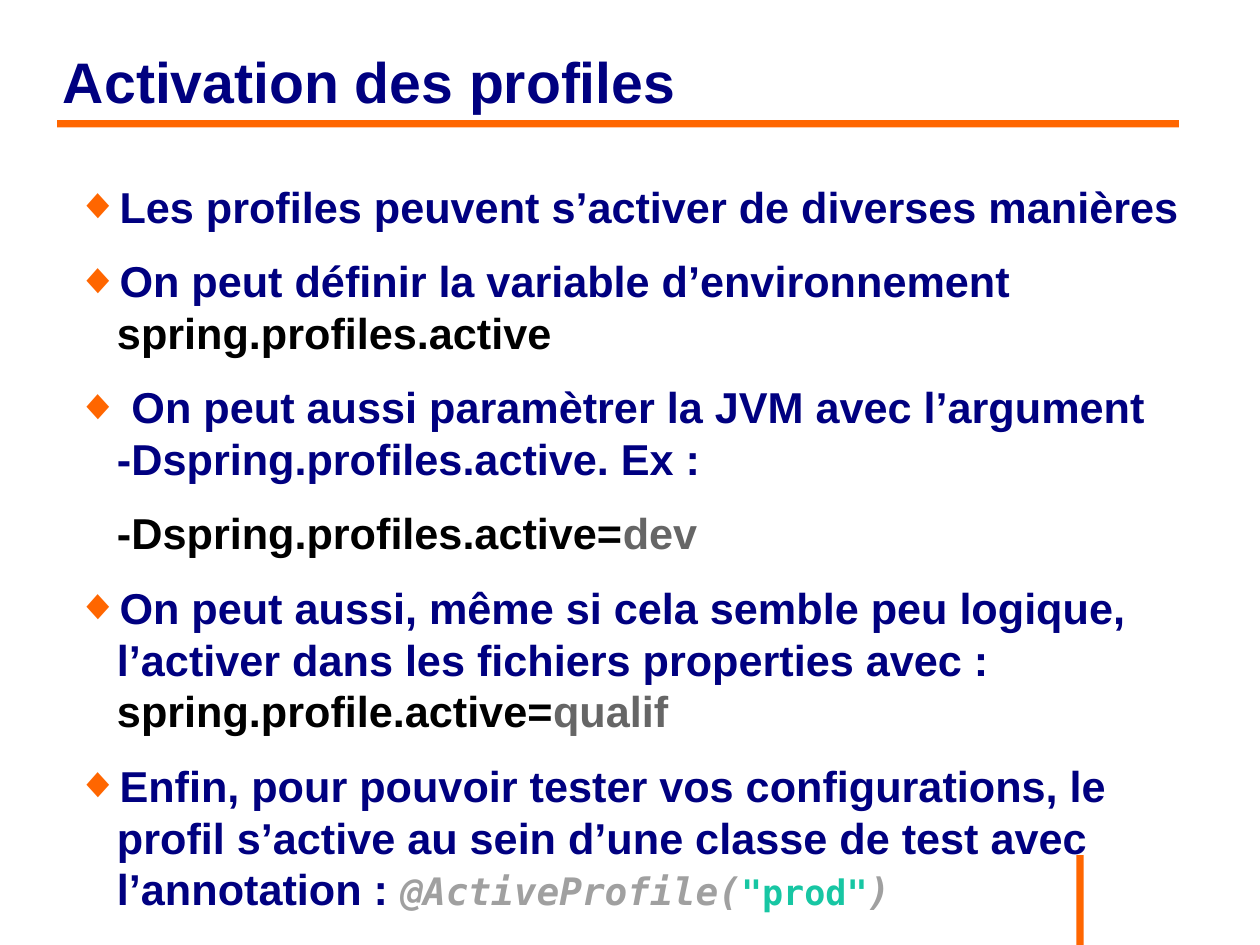
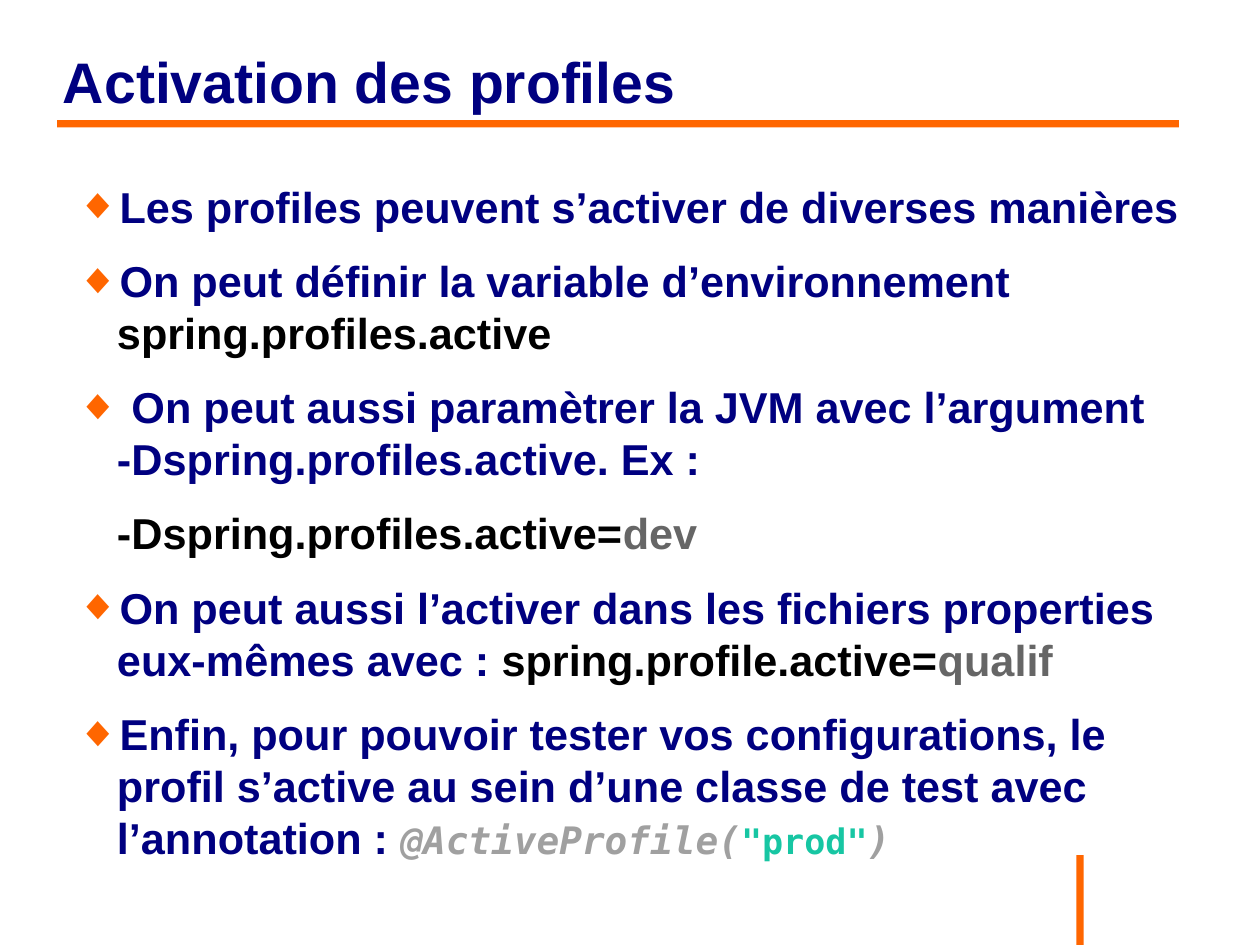
Before and after one commit to philphils/formation-spring, a slide deck: slide 15 of Documentation/diapo_formation_spring_property.odp. Drawn at 1260x945 pixels with LibreOffice and Linux fonts; fonts in the diff are those of the drawing; background and template pictures are left out. Boxes give left, top, right and bottom in pixels: in the first picture for what was removed or moved away, otherwise in the second. Text is boxed around its words. In the diff, an @@ line names an element or a change of style, - is before the commit and + after.

Commit message:
Modif actrivation profile prop

```diff
--- a/Documentation/diapo_formation_spring_property.odp
+++ b/Documentation/diapo_formation_spring_property.odp
@@ text at (117,592,1154,684): text changed @@
-◆ On peut aussi, même si cela semble peu logique, l’activer dans les fichiers properties avec : spring.profile.active=qualif
+◆ On peut aussi l’activer dans les fichiers properties eux-mêmes avec : spring.profile.active=qualif
```
